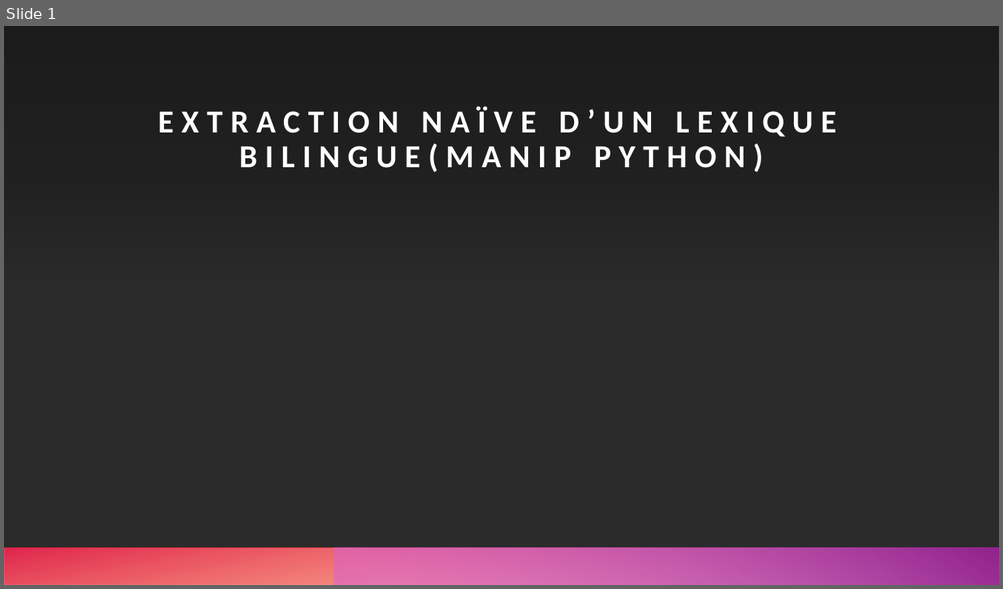
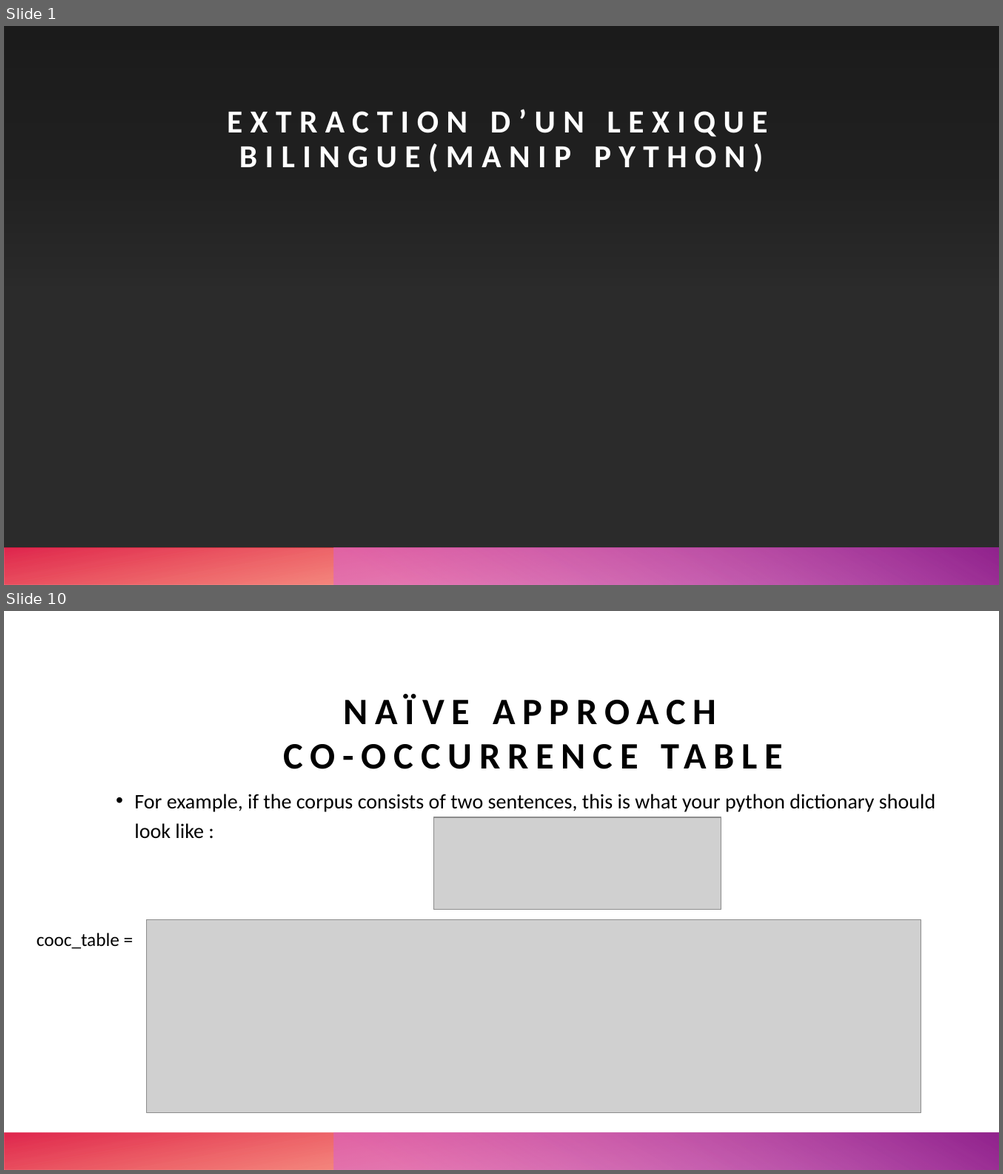
Before and after one commit to armandstrickernlp/NLP_Inalco, a slide deck: slides/S1_cours5.pptx. Shown one above the other, each under a label of ours: slide 1 before the commit, slides 1 and 10 after it; the slides between them are not shown. The pictures are 1003x589 and 1003x1174 pixels, drawn with LibreOffice and Linux fonts; fonts in the diff are those of the drawing; grey boxes stand for pictures; background and template pictures are left out; a plain dark background stands for a picture behind light text. Boxes give left, top, right and bottom in pixels: in the first picture for what was removed or moved away, otherwise in the second. Text is boxed around its words. In the diff, an @@ line names an element or a change of style, - is before the commit and + after.

```diff
--- a/slides/S1_cours5.pptx
+++ b/slides/S1_cours5.pptx
@@ slide 10 added at (4, 611, 999, 1170), background #FFFFFF; not listed: 1 template element that a slide beside it also shows @@
@@ title added at (344, 694, 716, 725), 36 pt, text #000000, bold @@
+NAÏVE APPROACH
+CO-OCCURRENCE TABLE
@@ text added at (134, 794, 935, 839), 20 pt, text #000000 @@
+• For example, if the corpus consists of two sentences, this is what your python dictionary should look like :
@@ picture added at (434, 817, 721, 910) @@
@@ picture added at (147, 920, 921, 1113) @@
@@ text added at (37, 933, 119, 949), 18 pt, text #000000 @@
+cooc_table =
@@ rectangle added at (4, 1133, 999, 1170), fill gradient #FE4A00 to #DA002F @@
@@ slide 1 changed as well @@
@@ title at (227, 109, 768, 173): text changed @@
-EXTRACTION NAÏVE D’UN LEXIQUE BILINGUE(MANIP PYTHON)
+EXTRACTION D’UN LEXIQUE BILINGUE(MANIP PYTHON)
```
Also in this commit, not shown: 10 other slides added, 1 slide removed.
